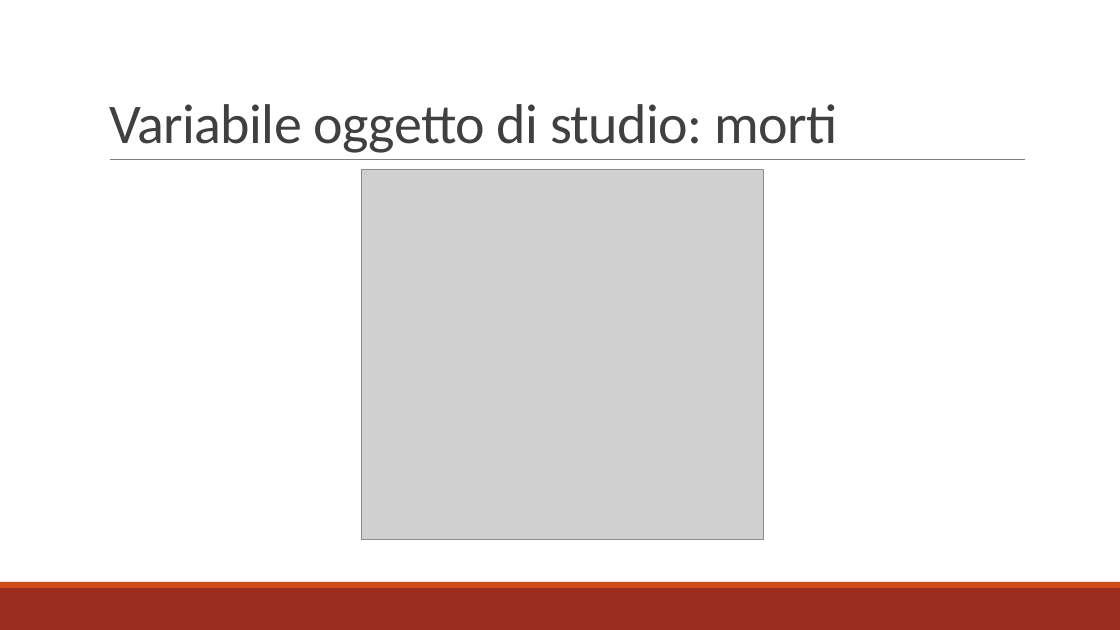
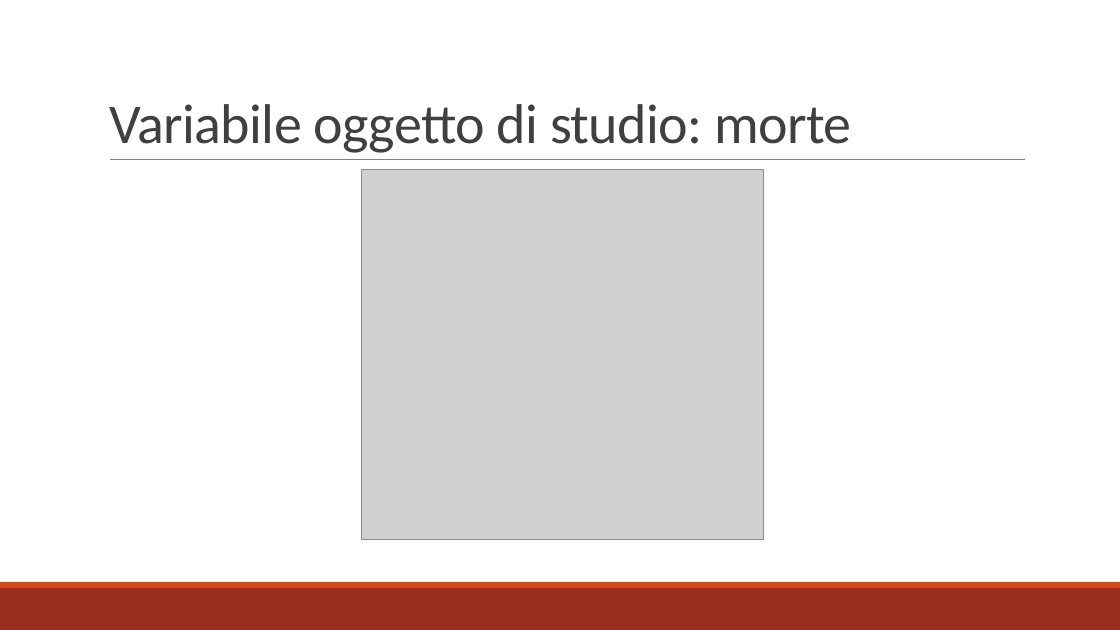
Before and after one commit to alghul96/AnalisiCdS, a slide deck: slide 4 of 2017-5 - 10 gruppo 8.pptx. Drawn at 1120x630 pixels with LibreOffice and Linux fonts; fonts in the diff are those of the drawing; grey boxes stand for pictures. Boxes give left, top, right and bottom in pixels: in the first picture for what was removed or moved away, otherwise in the second. Text is boxed around its words. In the diff, an @@ line names an element or a change of style, - is before the commit and + after.

```diff
--- a/2017-5 - 10 gruppo 8.pptx
+++ b/2017-5 - 10 gruppo 8.pptx
@@ title at (x1=109, y1=104, x2=851, y2=153): text changed @@
-Variabile oggetto di studio: morti
+Variabile oggetto di studio: morte
```
Also in this commit, not shown: 2 other slides changed, 12 slides added, 4 other files.
